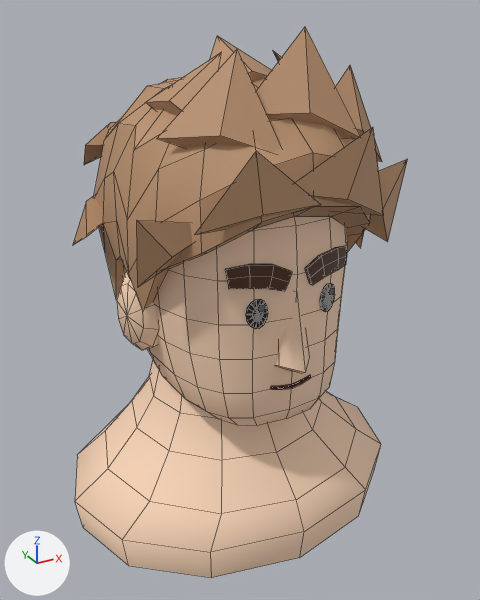
Renders of the FBX model Prototype/SwarmPrototype/Resources/SwarmModels/Commoner_Head.fbx from each side of a commit.
The view is the same before and after, from a 50 mm camera at (-0.552, -1.013, 2.816) aimed at (0.021, 0.029, 2.295). The lights are fixed; the arrows at lower left show +X, +Y and +Z. The picture after the commit comes second. Mesh edges are drawn as thin lines. Vertices at exactly the same position are counted once.

The first picture shows 'Commoner_Hair', 'Commoner_Head'.
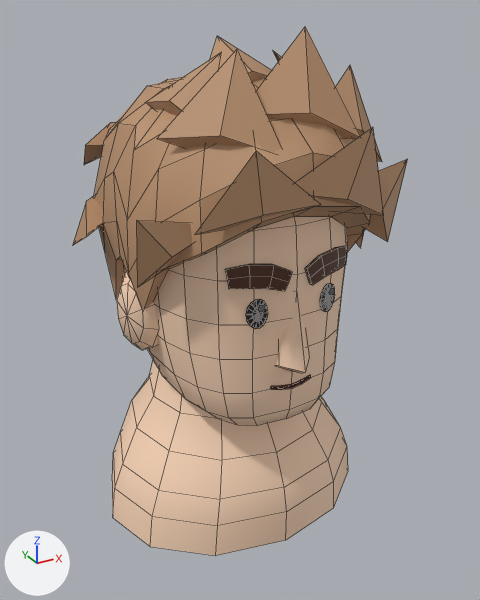
Location of each change, [x1, y1, x2, y2] in pixels of the pictures (480 x 600 px; the box of a moved part takes in the faces that stretch with it):
```json
{"object": "Commoner_Head", "change": "reshaped", "before": [75, 216, 381, 578], "after": [112, 216, 348, 556], "on screen": "23% narrower, 6% shorter"}
{"part": 1, "of": "me_commoner_head", "change": "moved or reshaped", "before": [75, 391, 381, 578], "after": [112, 397, 348, 556]}
```

Scene script edits in JSON lines:
```json
{"block": "me_commoner_head", "where": "# used by ob_commoner_head; location = (0.0, 0.0, 0.0)"}
{"op": "remove", "block": "me_commoner_head", "code": "me_commoner_head.from_pydata(...)  # 635 vertices, 630 faces; spans x -0.34..0.34, y -0.25..0.31, z 1.88..2.649"}
{"op": "add", "block": "me_commoner_head", "code": "me_commoner_head.from_pydata(...)  # 635 vertices, 630 faces; spans x -0.27..0.27, y -0.231..0.288, z 1.88..2.649"}
{"block": "me_commoner_head", "change": "me_commoner_head part 1: 36 of 635 vertices moved; they spanned x -0.34..0.34, y -0.25..0.31, z 1.88..2.0 and now span x -0.27..0.27, y -0.19..0.25, z 1.88..2.0; mean shift (0.0, 0.0, 0.0); largest move (0.34, 0.03, 1.95) -> (0.26, 0.03, 1.95)"}
```
